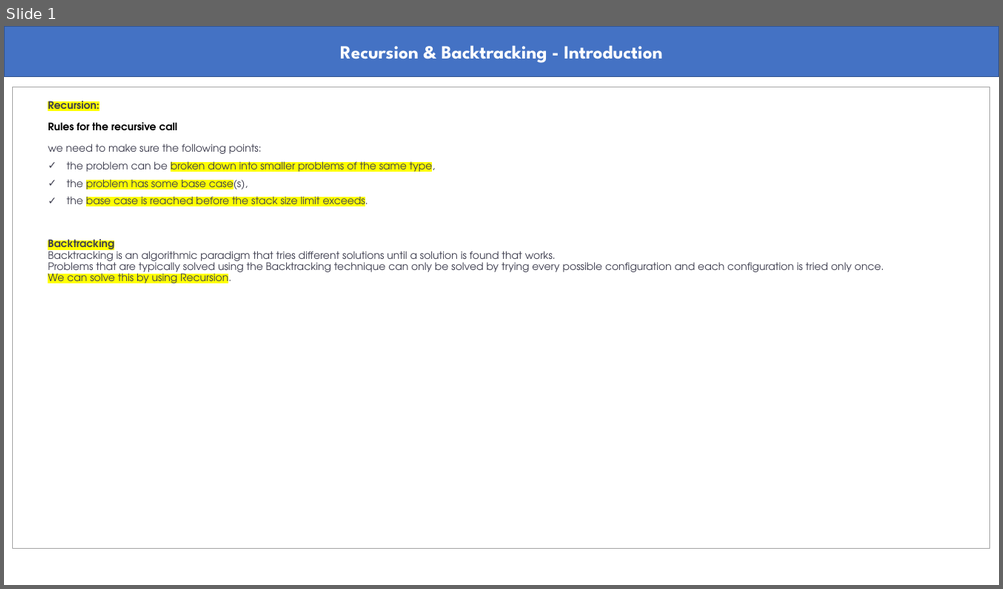
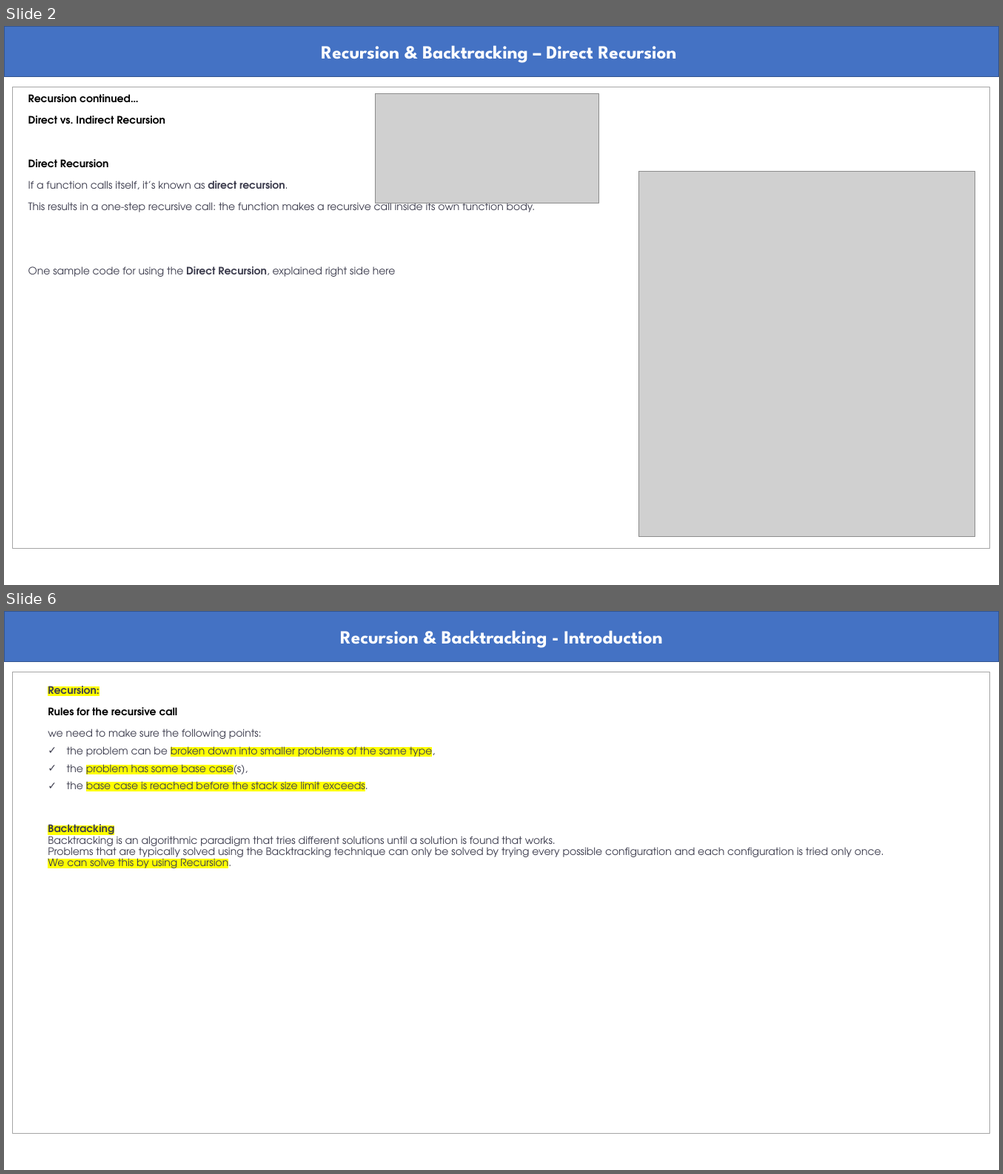
Before and after one commit to abmishra1234/4AM_Club_Coding, a slide deck: RecursionAndBacktracking/Recursion_Backtracking.pptx. Shown one above the other, each under a label of ours: slide 1 before the commit, slides 2 and 6 after it; the slides between them are not shown. The pictures are 1003x589 and 1003x1174 pixels, drawn with LibreOffice and Linux fonts; fonts in the diff are those of the drawing; grey boxes stand for pictures. Boxes give left, top, right and bottom in pixels: in the first picture for what was removed or moved away, otherwise in the second. Text is boxed around its words. In the diff, an @@ line names an element or a change of style, - is before the commit and + after.

```diff
--- a/RecursionAndBacktracking/Recursion_Backtracking.pptx
+++ b/RecursionAndBacktracking/Recursion_Backtracking.pptx
@@ slide 2 added at (x1=4, y1=26, x2=999, y2=585), background #FFFFFF @@
@@ rectangle added at (x1=4, y1=26, x2=999, y2=77), fill #4472C4, outline #325491 1 pt, 18 pt, text #FFFFFF, bold @@
+Recursion & Backtracking – Direct Recursion
@@ rectangle added at (x1=12, y1=87, x2=990, y2=549), outline #A5A5A5 0.75 pt @@
@@ text added at (x1=28, y1=94, x2=535, y2=277), 10 pt, text #3D3D4E @@
+Recursion continued…
+Direct vs. Indirect Recursion
+Direct Recursion
+If a function calls itself, it’s known as direct recursion.
+This results in a one-step recursive call: the function makes a recursive call inside its own function body.
+One sample code for using the Direct Recursion, explained right side here
@@ picture added at (x1=375, y1=94, x2=599, y2=204) @@
@@ picture added at (x1=638, y1=172, x2=975, y2=537) @@
@@ what was slide 1 is now slide 6 @@
```
Also in this commit, not shown: 1 slide changed, 4 other slides added.
